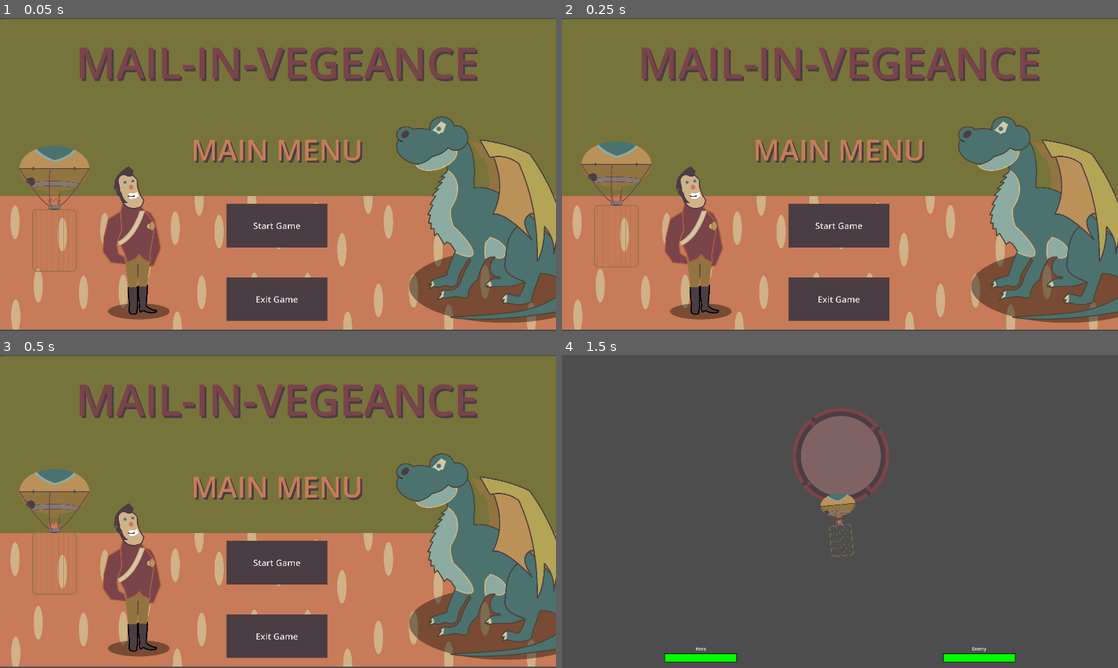
Above: before the commit, frames 1-4 (two rows, left to right).
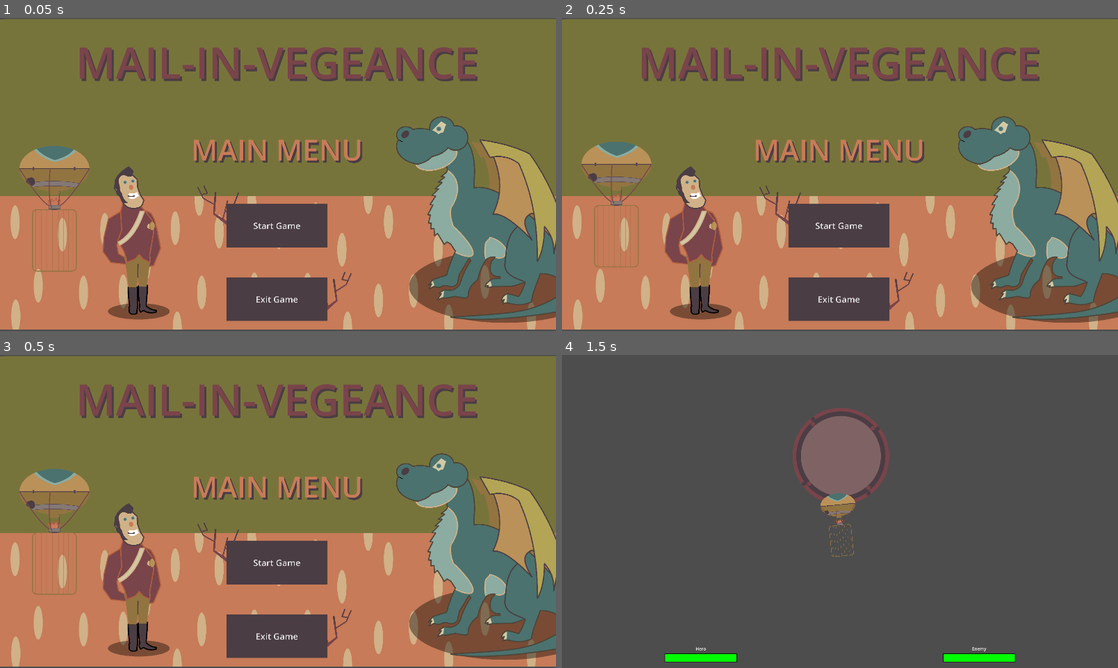
Above: after the commit, the same moments.

Repository: panorb/ludum-dare-53
Game: Godot game, scene res://world.tscn
Two runs of this game, one before a commit and one after it. Both use one fixed random seed, a clock stepped at 60 frames per second and the inputs below.
Inputs (mouse positions are in pixels of both pictures, inside the frame that each line leads up to):
- Up to frame 1 (0.05 s): no input
- Up to frame 2 (0.25 s): no input
- Up to frame 3 (0.5 s): no input
- Up to frame 4 (1.5 s): click "Start Game" at 0.5 s; tap Enter (ui_accept) at 1.25 s; move the mouse to (962, 495) at 1.27 s; press the mouse at (962, 495) at 1.28 s

The runs differ from the first frame. In frame 1, 0.2% of the frame differs, in the area x 35-64%, y 53-94%; in frame 2, 0.2%; in frame 3, 0.2%; in frame 4, nothing differs.

Commit message:
Some more style changes

Diff:
--- a/godot/world.tscn
+++ b/godot/world.tscn
@@ -1,8 +1,9 @@
-[gd_scene load_steps=10 format=3 uid="uid://dg8emvpe0x0ca"]
+[gd_scene load_steps=13 format=3 uid="uid://dg8emvpe0x0ca"]
 
 [ext_resource type="Script" path="res://world.gd" id="1_oqyos"]
 [ext_resource type="Texture2D" uid="uid://cqn8b26y5ggxd" path="res://game/battle_field/battle_field_ground.svg" id="2_rqd31"]
 [ext_resource type="Script" path="res://playButton.gd" id="2_wkd7u"]
+[ext_resource type="Texture2D" uid="uid://cry2kvjwc1f5" path="res://game/cave/obstacles/tree1/tree1_trunk.svg" id="3_pwvan"]
 [ext_resource type="Script" path="res://exit.gd" id="3_s3i6d"]
 [ext_resource type="PackedScene" uid="uid://dfqrfa60cspgd" path="res://game/battle_field/creatures/hero/hero.tscn" id="5_5dhlk"]
 [ext_resource type="PackedScene" uid="uid://dqrb0owc04n30" path="res://game/balloon/balloon.tscn" id="5_jf42f"]
@@ -11,8 +12,14 @@
 [sub_resource type="StyleBoxFlat" id="StyleBoxFlat_63ix6"]
 bg_color = Color(0.294118, 0.239216, 0.266667, 1)
 
+[sub_resource type="StyleBoxFlat" id="StyleBoxFlat_fe7rl"]
+bg_color = Color(0.341176, 0.282353, 0.321569, 1)
+
 [sub_resource type="StyleBoxFlat" id="StyleBoxFlat_cfcos"]
 bg_color = Color(0.294118, 0.239216, 0.266667, 1)
+
+[sub_resource type="StyleBoxFlat" id="StyleBoxFlat_jd8ts"]
+bg_color = Color(0.47451, 0.266667, 0.290196, 1)
 
 [node name="World" type="Node2D"]
 texture_filter = 1
@@ -22,6 +29,18 @@
 position = Vector2(1951.5, 1079.25)
 scale = Vector2(1.20935, 1.5127)
 texture = ExtResource("2_rqd31")
+
+[node name="Sprite2D2" type="Sprite2D" parent="."]
+position = Vector2(1500, 1300)
+rotation = 0.0610865
+scale = Vector2(0.5, 0.5)
+texture = ExtResource("3_pwvan")
+
+[node name="Sprite2D3" type="Sprite2D" parent="."]
+position = Vector2(2300, 1900)
+rotation = -0.123918
+scale = Vector2(-0.5, 0.5)
+texture = ExtResource("3_pwvan")
 
 [node name="Menu" type="Control" parent="."]
 layout_mode = 3
@@ -93,6 +112,7 @@
 mouse_default_cursor_shape = 2
 theme_override_font_sizes/font_size = 60
 theme_override_styles/normal = SubResource("StyleBoxFlat_63ix6")
+theme_override_styles/hover = SubResource("StyleBoxFlat_fe7rl")
 text = "Start Game"
 script = ExtResource("2_wkd7u")
 
@@ -109,6 +129,7 @@
 mouse_default_cursor_shape = 2
 theme_override_font_sizes/font_size = 60
 theme_override_styles/normal = SubResource("StyleBoxFlat_cfcos")
+theme_override_styles/hover = SubResource("StyleBoxFlat_jd8ts")
 text = "Exit Game"
 script = ExtResource("3_s3i6d")
 
Not shown: 1 places in godot/game/battle_field/creatures/creature.tscn that only renumber resources
Not shown: 1 places in godot/game/game.tscn that only renumber resources
